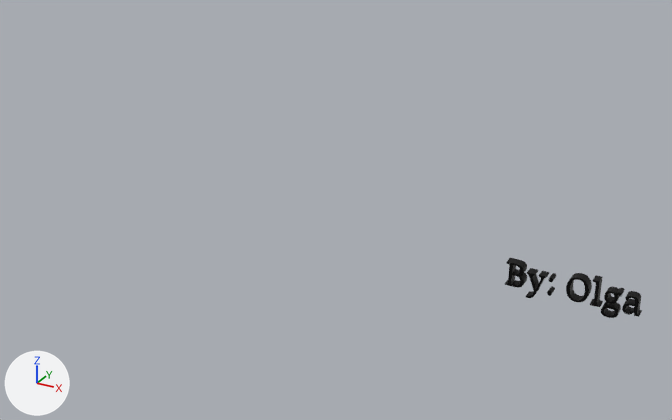
One commit to the glTF model solve_the_cube_final.glb: the scene before it, then after it.
Camera for both pictures: a camera (50 mm lens) standing at (0.155, -0.303, 0.168) and looking at (-0.011, -0.001, 0.017). Every picture has the same lights, and +X, +Y and +Z are marked at lower left. Where no turn or scale is listed for an object, it has been applied to the vertices. Vertices at the same position are counted once.

In view in the first picture: 'Mesh_Mesh_head_geo.001_lambert2SG.001'.
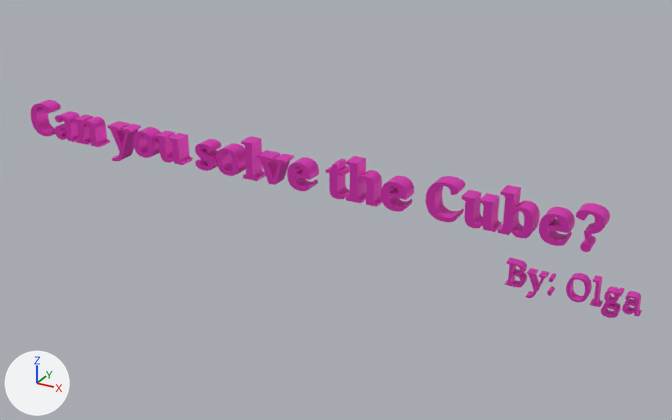
Pixel boxes [x1, y1, x2, y2] of what changed, in the pictures (672 x 420 px):
'Mesh_Mesh_head_geo.001_lambert2SG.001', reshaped (343% wider, 259% taller): before [505, 258, 642, 318]; after [31, 100, 642, 318]
part 1 of me_mesh_0, built on: before [527, 268, 622, 307]; after [31, 100, 622, 307]
part 2 of me_mesh_0, recoloured (black to pink): [505, 261, 641, 318] in both

What changed in the scene script:
```text
Change me_mesh_0:
    used by ob_mesh_mesh_head_geo_001_lambert2sg_001; location = (0.0, 0.0, 0.0)
    remove me_mesh_0.from_pydata(...)  # 1783 vertices, 3558 faces; spans x 0.064..0.112, y -0.01..-0.006, z 0.004..0.017
    add me_mesh_0.from_pydata(...)  # 9349 vertices, 18638 faces; spans x -0.1667..0.112, y -0.01..-0.003, z 0.004..0.043
    me_mesh_0 part 1: 18 vertices moved within x 0.0799..0.1053, y -0.01..-0.006, z 0.0072..0.014; 1 vertex removed from x 0.0738, y -0.01, z 0.0141; 7567 vertices added at x -0.1667..0.0967, y -0.01..-0.003, z 0.022..0.043
    me_mesh_0 part 2: 2780 kept faces spanning x 0.064..0.112, y -0.01..-0.006, z 0.004..0.017 get new vertex colours
```
